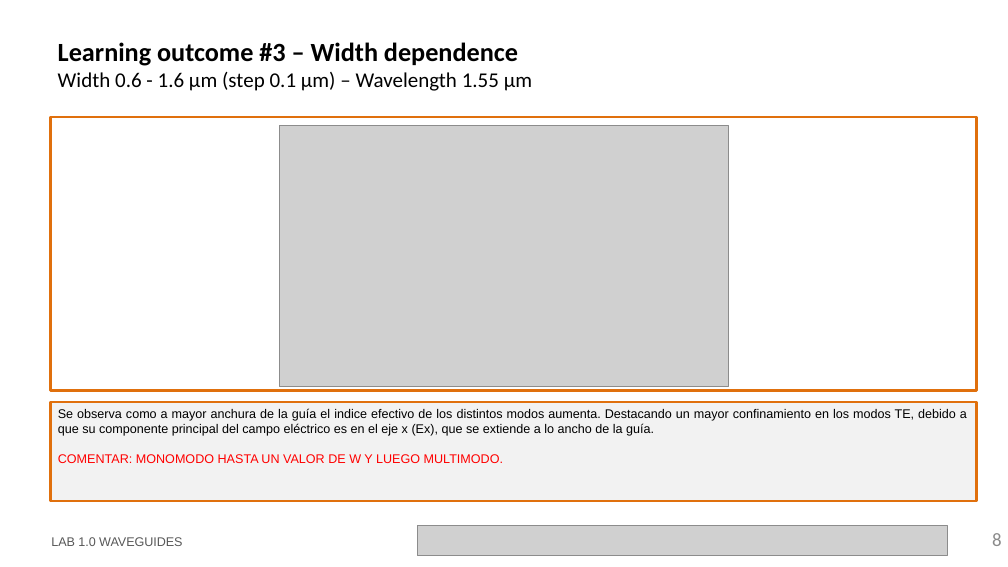
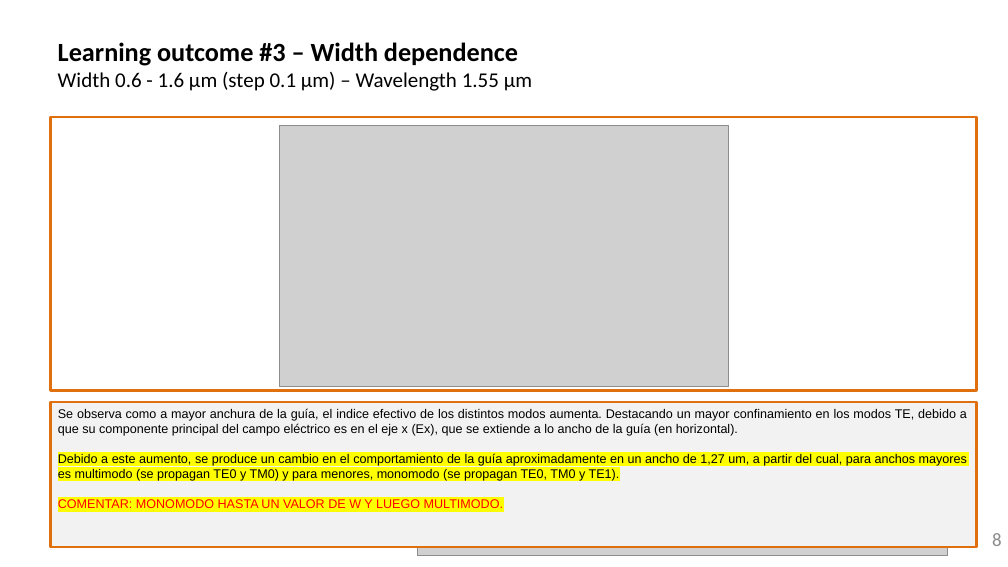
Before and after one commit to jllanoh/cifoin-lab1, a slide deck: slide 8 of LabBook_10.pptx. Drawn at 1008x567 pixels with LibreOffice and Linux fonts; fonts in the diff are those of the drawing; grey boxes stand for pictures; background and template pictures are left out. Boxes give left, top, right and bottom in pixels: in the first picture for what was removed or moved away, otherwise in the second. Text is boxed around its words. In the diff, an @@ line names an element or a change of style, - is before the commit and + after.

```diff
--- a/LabBook_10.pptx
+++ b/LabBook_10.pptx
@@ rectangle "Se observa como a mayor ...": place and size @@
-rectangle "Se observa como a mayor ..." at (51, 402, 977, 501)
+rectangle "Se observa como a mayor ..." at (51, 402, 977, 547)
@@ text in rectangle at (58, 408, 967, 481): text changed @@
-Se observa como a mayor anchura de la guía el indice efectivo de los distintos modos aumenta. Destacando un mayor confinamiento en los modos TE, debido a que su componente principal del campo eléctrico es en el eje x (Ex), que se extiende a lo ancho de la guía.
+Se observa como a mayor anchura de la guía, el indice efectivo de los distintos modos aumenta. Destacando un mayor confinamiento en los modos TE, debido a que su componente principal del campo eléctrico es en el eje x (Ex), que se extiende a lo ancho de la guía (en horizontal).
+Debido a este aumento, se produce un cambio en el comportamiento de la guía aproximadamente en un ancho de 1,27 um, a partir del cual, para anchos mayores es multimodo (se propagan TE0 y TM0) y para menores, monomodo (se propagan TE0, TM0 y TE1).
@@ text in rectangle at (58, 499, 503, 508): highlight none to #FFFF00 in "COMENTAR: MONOMODO HASTA UN VALOR DE W ..." @@
```
Also in this commit, not shown: 4 other slides changed.
